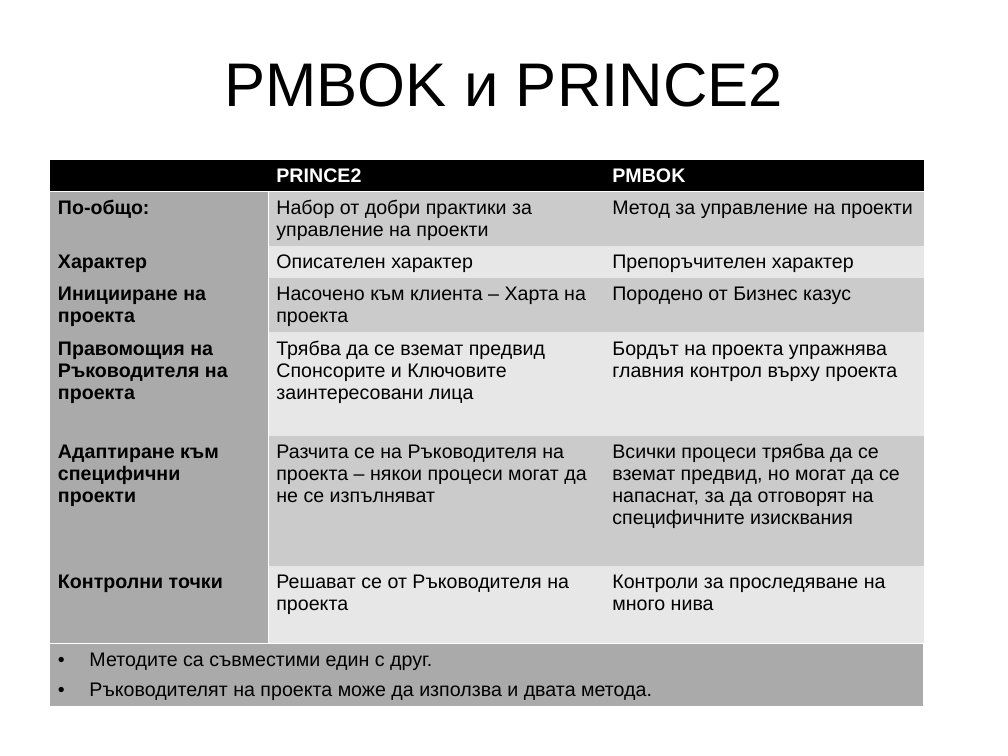
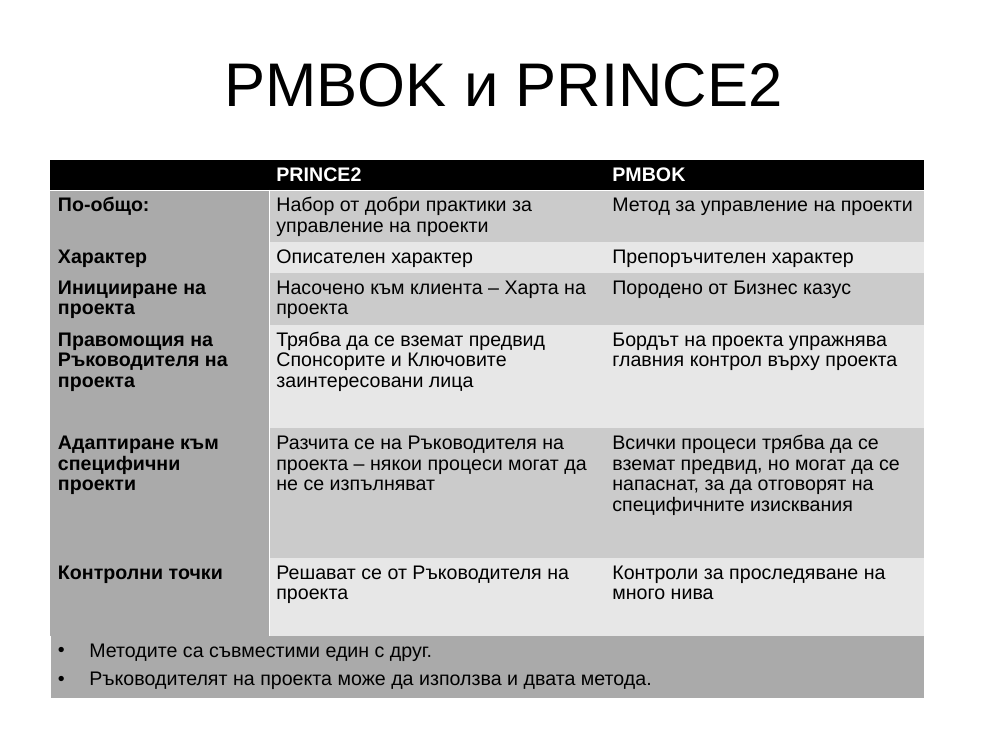
Before and after one commit to marvellouz/PM, a slide deck: slide 104 of prince2_v0.6bg.ppt (slide 109 before the commit). Drawn at 1008x756 pixels with LibreOffice and Linux fonts; fonts in the diff are those of the drawing. Boxes give left, top, right and bottom in pixels: in the first picture for what was removed or moved away, otherwise in the second. Text is boxed around its words. In the diff, an @@ line names an element or a change of style, - is before the commit and + after.

```diff
--- a/prince2_v0.6bg.ppt
+++ b/prince2_v0.6bg.ppt
@@ table at (50,159,924,693) @@
@@ line spacing 1 to 0.93 @@
@@ borders changed @@
```
Also in this commit, not shown: 49 other slides changed, 5 slides removed, 1 other file.
